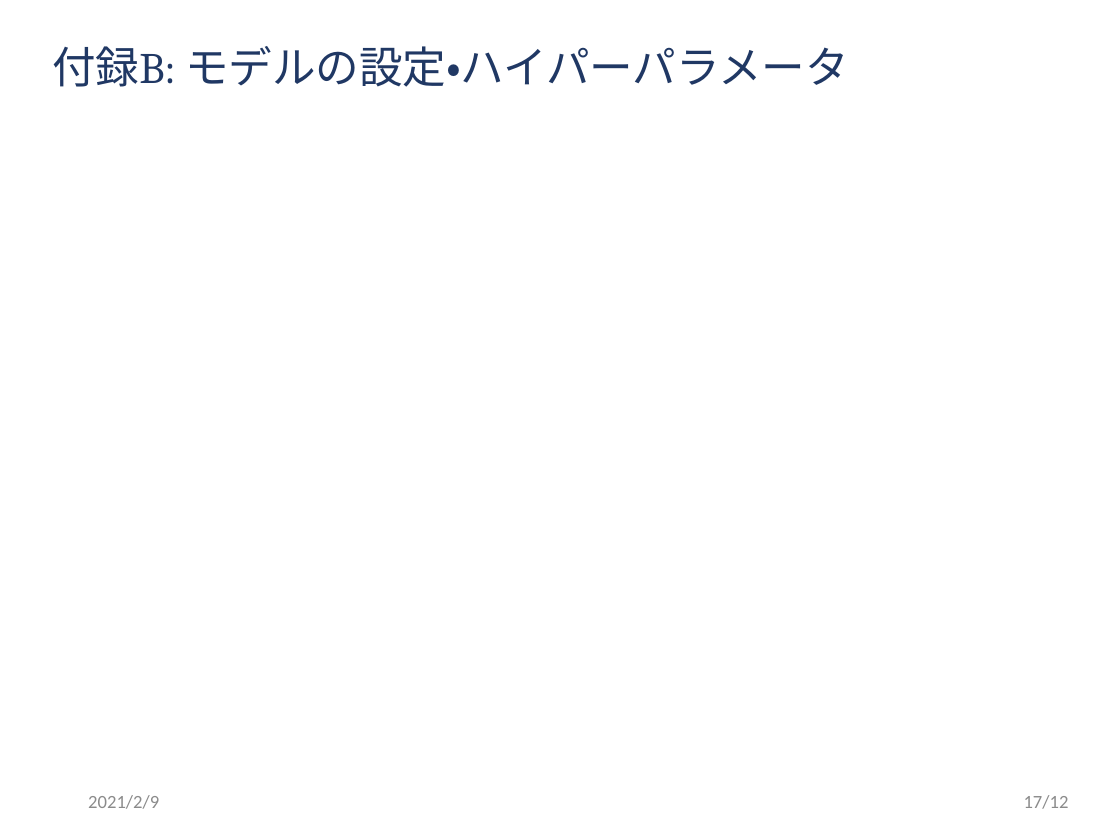
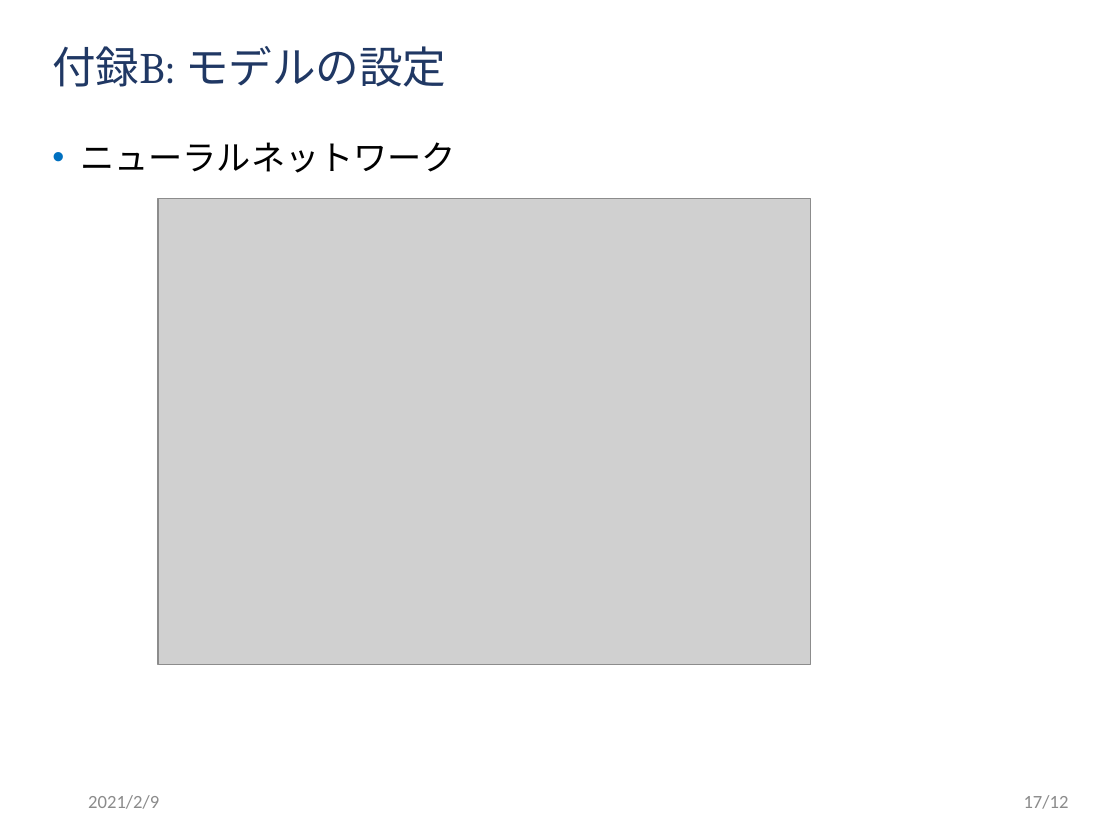
Before and after one commit to ibuki1024/thesis, a slide deck: slide 18 of slide/master.pptx. Drawn at 1120x840 pixels with LibreOffice and Linux fonts; fonts in the diff are those of the drawing; grey boxes stand for pictures; background and template pictures are left out. Boxes give left, top, right and bottom in pixels: in the first picture for what was removed or moved away, otherwise in the second. Text is boxed around its words. In the diff, an @@ line names an element or a change of style, - is before the commit and + after.

```diff
--- a/slide/master.pptx
+++ b/slide/master.pptx
@@ title at (x1=52, y1=46, x2=446, y2=87): text changed @@
-付録B: モデルの設定・ハイパーパラメータ
+付録B: モデルの設定
@@ text added at (x1=80, y1=142, x2=456, y2=173), 22 pt, text #000000 @@
+• ニューラルネットワーク
@@ picture added at (x1=158, y1=198, x2=810, y2=664) @@
```
Also in this commit, not shown: 9 other slides changed, 1 other file.
